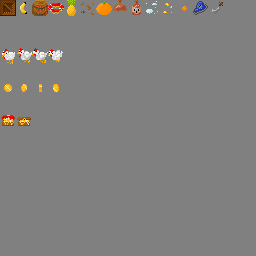
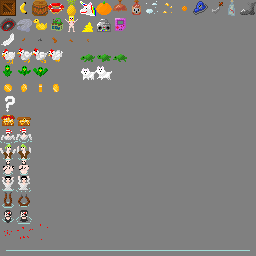
Before/after of a 256 × 256 layered artwork. What changed in the layer stack:
added group "cat_anim_1_grp" with 2 layers above "doll" over [81, 66, 112, 80]
added layer "cat_anim_2" in group "cat_anim_1_grp" over [96, 66, 112, 80]
added group "turtle_anim_1_grp" with 3 layers above "beersixpack" over [80, 54, 127, 62]
added group "blood_explosion_anim_1" (1st of 2) with 3 layers above "water_color" over [4, 224, 48, 240]
added layer "blood_explosion_anim_3" in group "blood_explosion_anim_1" over [32, 224, 48, 240]
added layer "water_color" above "seeman_anim_6" over [6, 250, 250, 251]
added group "seeman_anim_6" with 2 layers above "seeman_anim_5" over [0, 128, 32, 144]
added layer "seeman_anim_2" (1st of 6, in "seeman_anim_6") in group "seeman_anim_6" over [16, 128, 32, 143]
added layer "seeman_anim_1" (1st of 6, in "seeman_anim_6") in group "seeman_anim_6" over [0, 129, 16, 144]
added group "seeman_anim_5" with 2 layers above "seeman_anim_4_grp" over [2, 210, 32, 224]
added layer "seeman_anim_2" (2nd of 6, in "seeman_anim_5") in group "seeman_anim_5" over [9, 210, 32, 224]
added group "seeman_anim_4_grp" with 2 layers above "seeman_anim_3_grp" over [2, 192, 30, 208]
added group "seeman_anim_3_grp" with 2 layers above "seeman_anim_2_grp" over [2, 176, 31, 192]
added layer "seeman_anim_2" (4th of 6, in "seeman_anim_3_grp") in group "seeman_anim_3_grp" over [16, 176, 31, 192]
added group "seeman_anim_2_grp" with 2 layers above "seeman_anim_1_grp" over [3, 160, 29, 176]
added group "seeman_anim_1_grp" with 2 layers above "Papagai_anim_1_grp" over [0, 144, 31, 160]
added layer "seeman_anim_2" (6th of 6, in "seeman_anim_1_grp") in group "seeman_anim_1_grp" over [17, 144, 31, 160]
added layer "seeman_anim_1" (6th of 6, in "seeman_anim_1_grp") in group "seeman_anim_1_grp" over [0, 144, 16, 160]
painted on "destroyed_1" over [22, 2, 94, 41]
added layer "unicorn" above "pineapple" over [80, 1, 96, 16]
…and 29 more changes (28 added, 1 painted)
